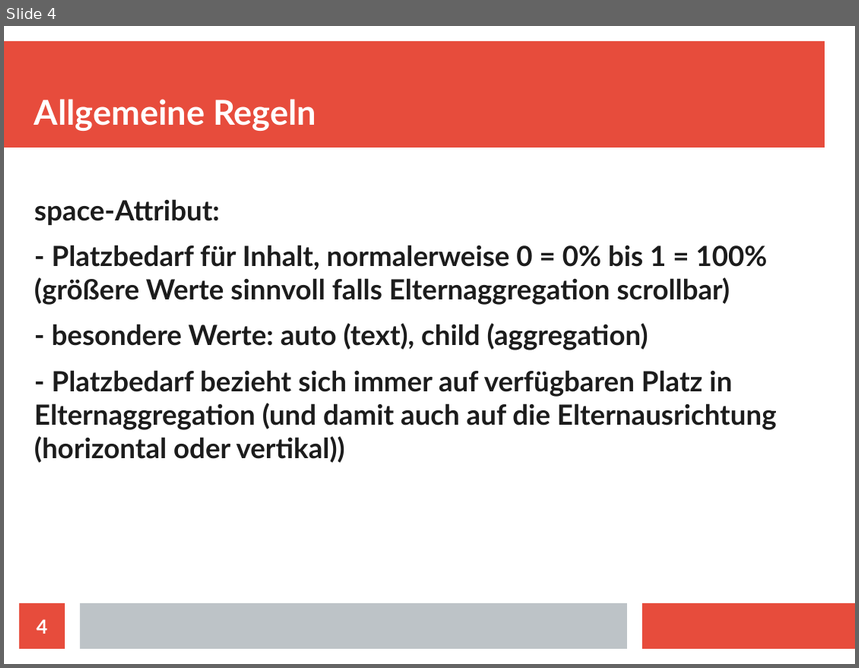
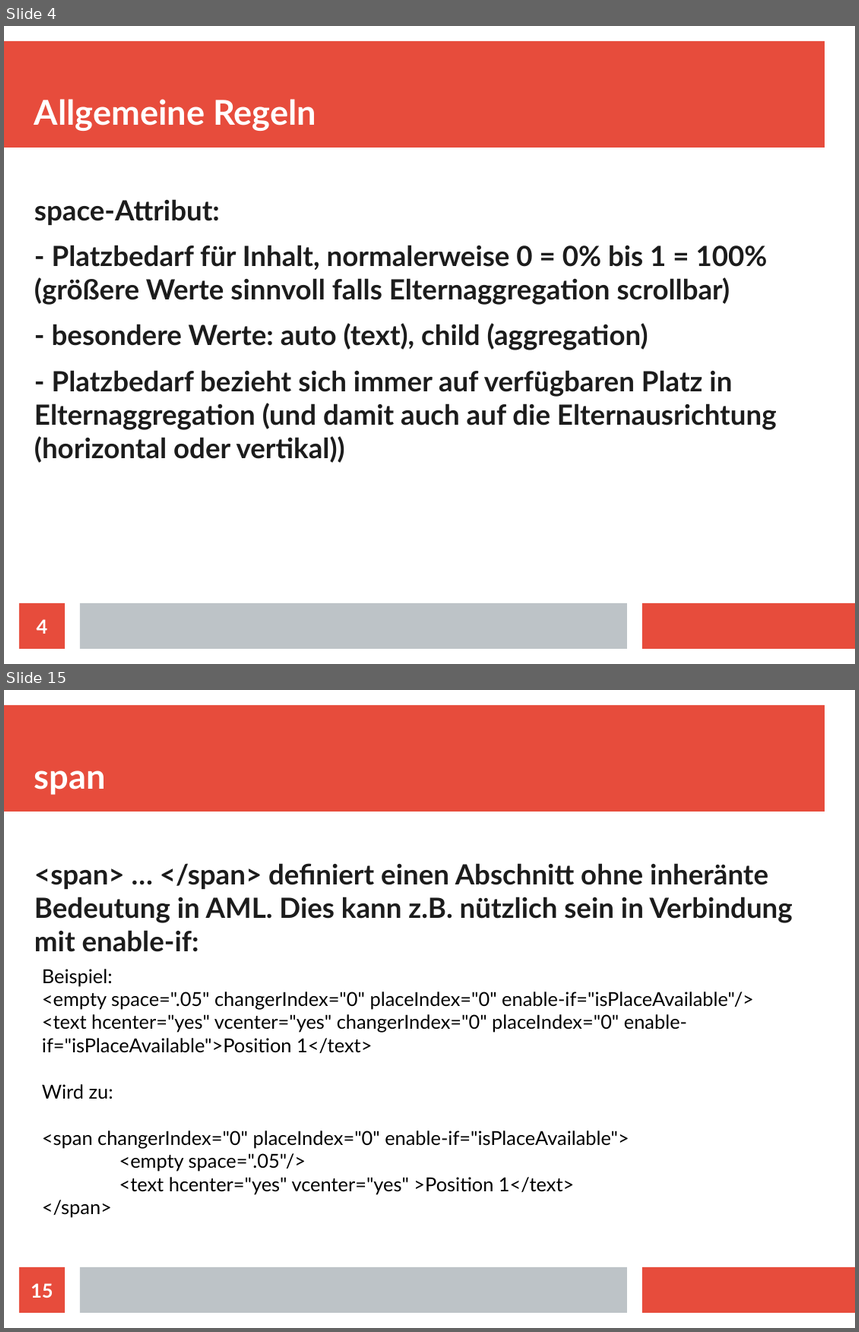
Before and after one commit to wolfgang1991/CommonLibraries, a slide deck: doc/App_Markup_Language_(AML).odp. Shown one above the other, each under a label of ours: slide 4 before the commit, slides 4 and 15 after it; the slides between them are not shown. The pictures are 859x668 and 859x1332 pixels, drawn with LibreOffice and Linux fonts; fonts in the diff are those of the drawing. Boxes give left, top, right and bottom in pixels: in the first picture for what was removed or moved away, otherwise in the second. Text is boxed around its words. In the diff, an @@ line names an element or a change of style, - is before the commit and + after.

Commit message:
added new AML features: execute, enable-if, set, span (see documentation)

```diff
--- a/doc/App_Markup_Language_(AML).odp
+++ b/doc/App_Markup_Language_(AML).odp
@@ slide 15 added at [4,690,855,1328], background #FFFFFF; not listed: 3 template elements that a slide beside it also shows @@
@@ title added at [34,771,106,795], 32 pt, text #FFFFFF, bold @@
+span
@@ text added at [34,863,793,952], 26 pt, text #1C1C1C, bold @@
+<span> … </span> definiert einen Abschnitt ohne inheränte Bedeutung in AML. Dies kann z.B. nützlich sein in Verbindung mit enable-if:
@@ text added at [42,969,754,1218], 18 pt, text #000000 @@
+Beispiel:
+<empty space=".05" changerIndex="0" placeIndex="0" enable-if="isPlaceAvailable"/>
+<text hcenter="yes" vcenter="yes" changerIndex="0" placeIndex="0" enable-if="isPlaceAvailable">Position 1</text>
+Wird zu:
+<span changerIndex="0" placeIndex="0" enable-if="isPlaceAvailable">
+<empty space=".05"/>
+<text hcenter="yes" vcenter="yes" >Position 1</text>
+</span>
@@ page number added at [19,1268,65,1313], fill #E74C3C, 18 pt, text #FFFFFF, bold @@
+15
```
Also in this commit, not shown: 7 slides changed, 3 other slides added, 2 other files.
